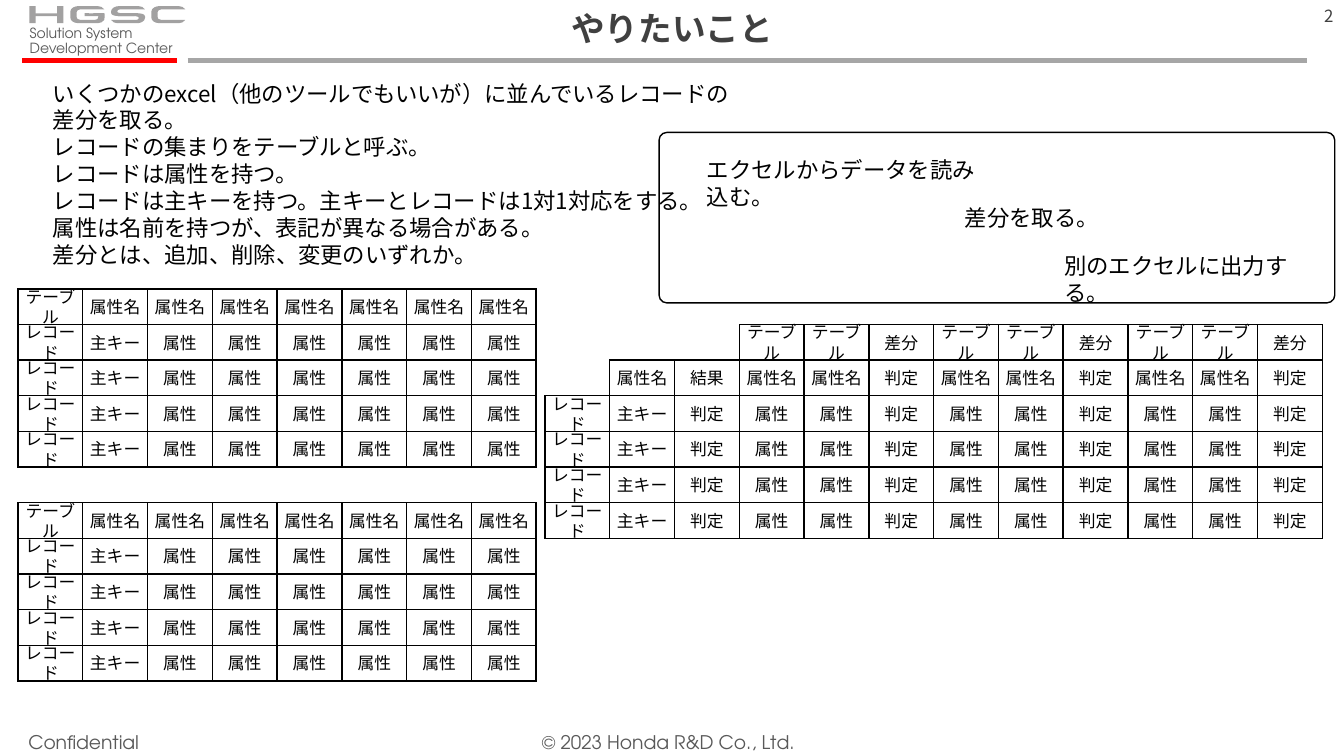
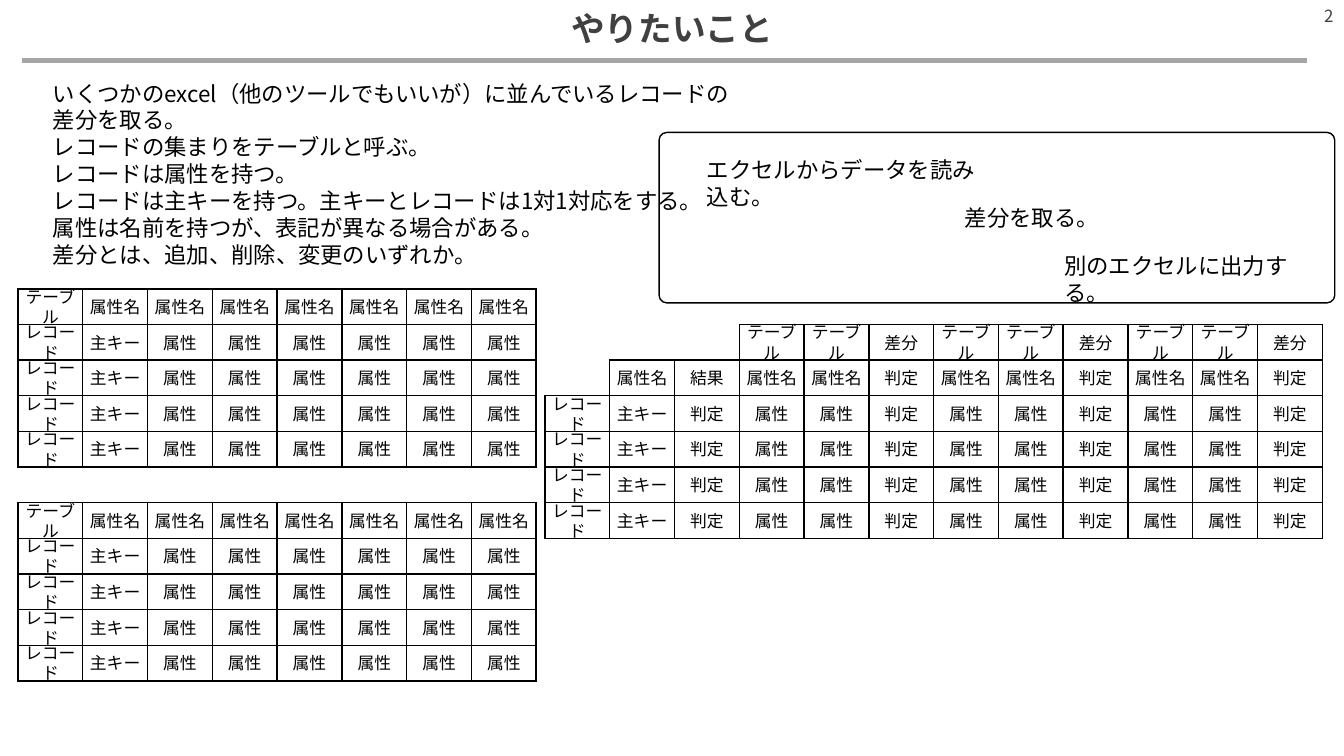
Before and after one commit to hitsuji-ga-u/diff-tools, a slide deck: slide 2 of sample/memo.pptx. Drawn at 1344x756 pixels with LibreOffice and Linux fonts; fonts in the diff are those of the drawing. Boxes give left, top, right and bottom in pixels: in the first picture for what was removed or moved away, otherwise in the second. Text is boxed around its words. In the diff, an @@ line names an element or a change of style, - is before the commit and + after.

```diff
--- a/sample/memo.pptx
+++ b/sample/memo.pptx
@@ text removed at bbox=[30, 27, 173, 61] @@
-Solution System
-Development Center
@@ group removed at bbox=[29, 6, 186, 23]: 4 freeform shapes, 3 rectangles @@
@@ line moved from (188, 60) - (1308, 60) to (22, 60) - (1308, 60) @@
@@ line removed from (22, 60) to (177, 60) @@
@@ text removed at bbox=[28, 735, 139, 749] @@
-Confidential
@@ text removed at bbox=[561, 735, 795, 751] @@
-© 2023 Honda R&D Co., Ltd.
```
Also in this commit, not shown: 2 other slides changed, 3 slides added, 2 slides removed, 3 other files.
